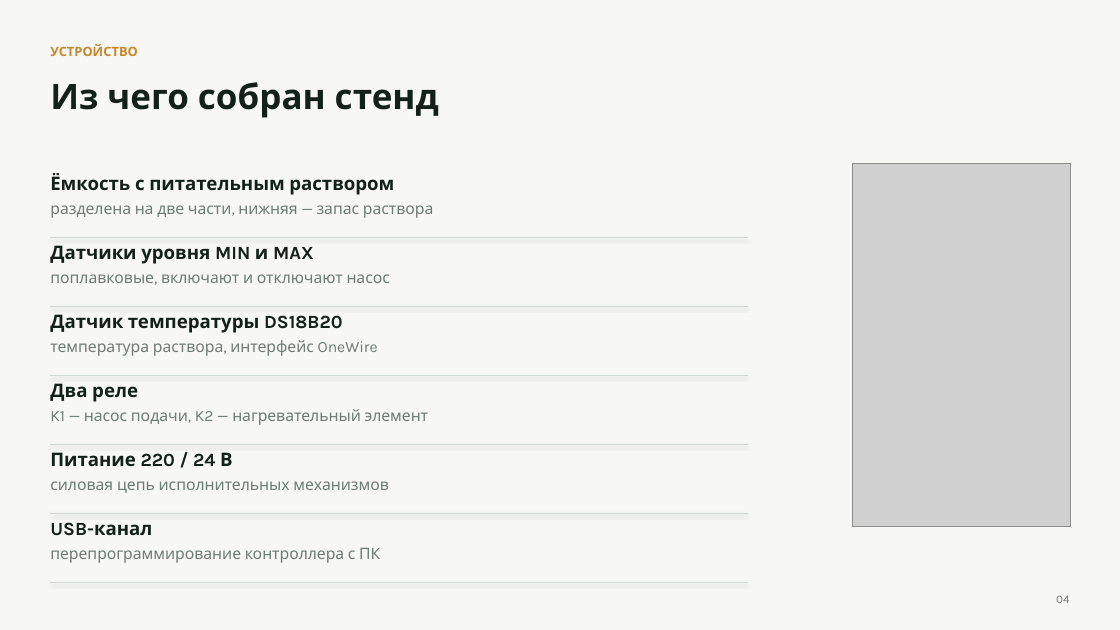
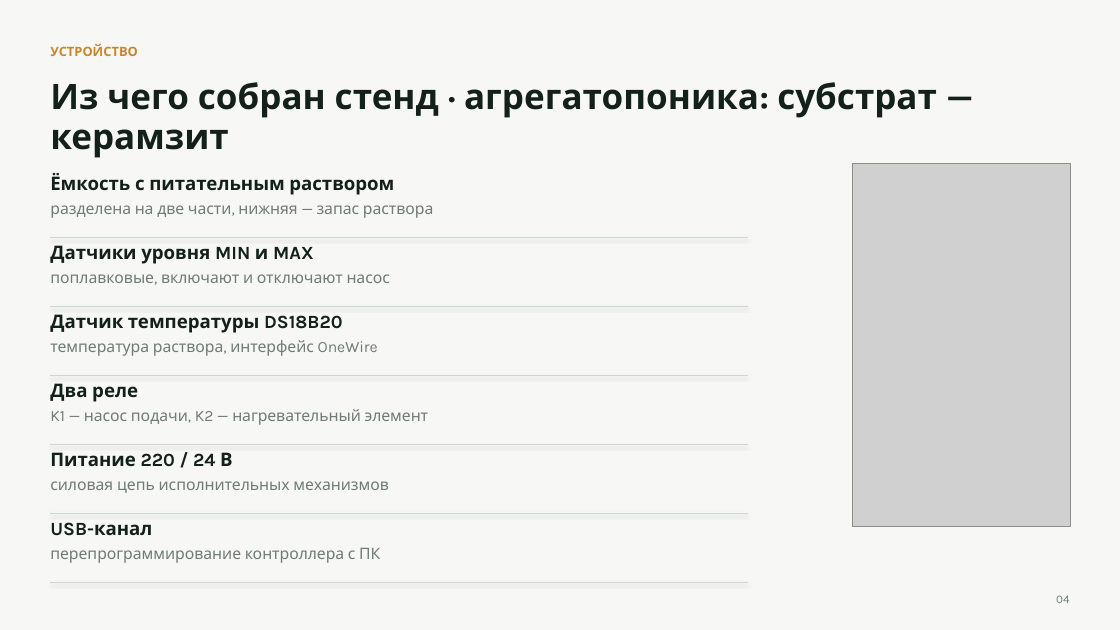
Before and after one commit to DimaNikolaevi4/Konkurs, a slide deck: slide 4 of Гидропоника-заявка-2026/Презентация_Чагин_Гидропоника.pptx. Drawn at 1120x630 pixels with LibreOffice and Linux fonts; fonts in the diff are those of the drawing; grey boxes stand for pictures. Boxes give left, top, right and bottom in pixels: in the first picture for what was removed or moved away, otherwise in the second. Text is boxed around its words. In the diff, an @@ line names an element or a change of style, - is before the commit and + after.

Commit message:
Presentaciya: kagday slide 4 = agregatoponika/keramzit, hronometrazh 4:30, rezervnye slaydy 11 (FBD/FLProg programma iz ZAPISKI) i 12 (smeta 3775); Pamyatka peresobrana pod 12 slaydov bez video, Q&A +3

```diff
--- a/Гидропоника-заявка-2026/Презентация_Чагин_Гидропоника.pptx
+++ b/Гидропоника-заявка-2026/Презентация_Чагин_Гидропоника.pptx
@@ text at [50, 82, 937, 158]: text changed @@
-Из чего собран стенд
+Из чего собран стенд · агрегатопоника: субстрат — керамзит
```
Also in this commit, not shown: 2 slides added, 1 other file.
